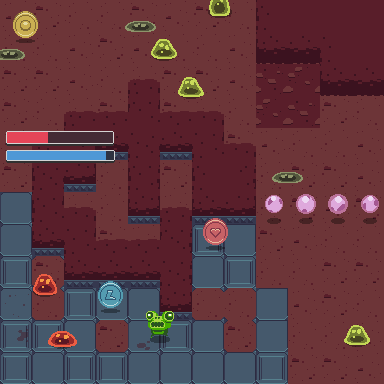
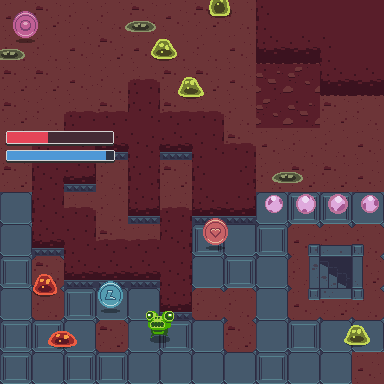
Before/after of a 384×384 layered artwork. What changed in the layer stack:
painted on "upgrades" over bbox(13, 11, 38, 38)
hid "spit shadow" over bbox(267, 218, 377, 224)
removed layer "Layer 5" (was darken, 50%) over bbox(5, 294, 150, 350)
added group "area 2" (1st of 2) with 2 layers above "area 1" over bbox(5, 11, 384, 384)
added layer "exit 2" in group "area 2" over bbox(288, 224, 384, 320)
renamed "area 1 copy" to "area 2", moved it into group "area 2", painted on it over bbox(5, 11, 384, 384)
added group "area 1" (1st of 2) with 2 layers above "color bg" over bbox(5, 11, 384, 384)
renamed "exit" to "exit 1", moved it into group "area 1" over bbox(256, 256, 320, 352)
moved "area 1" (2nd of 2, in "area 1") into group "area 1" over bbox(5, 11, 384, 384)
